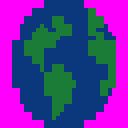
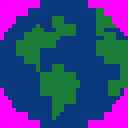
Revision of a layered (128, 128) image; what changed, layer by layer:
added layer "Transformation" above "Background" over [0, 0, 128, 128]
painted on "Background" over [12, 0, 116, 128]
